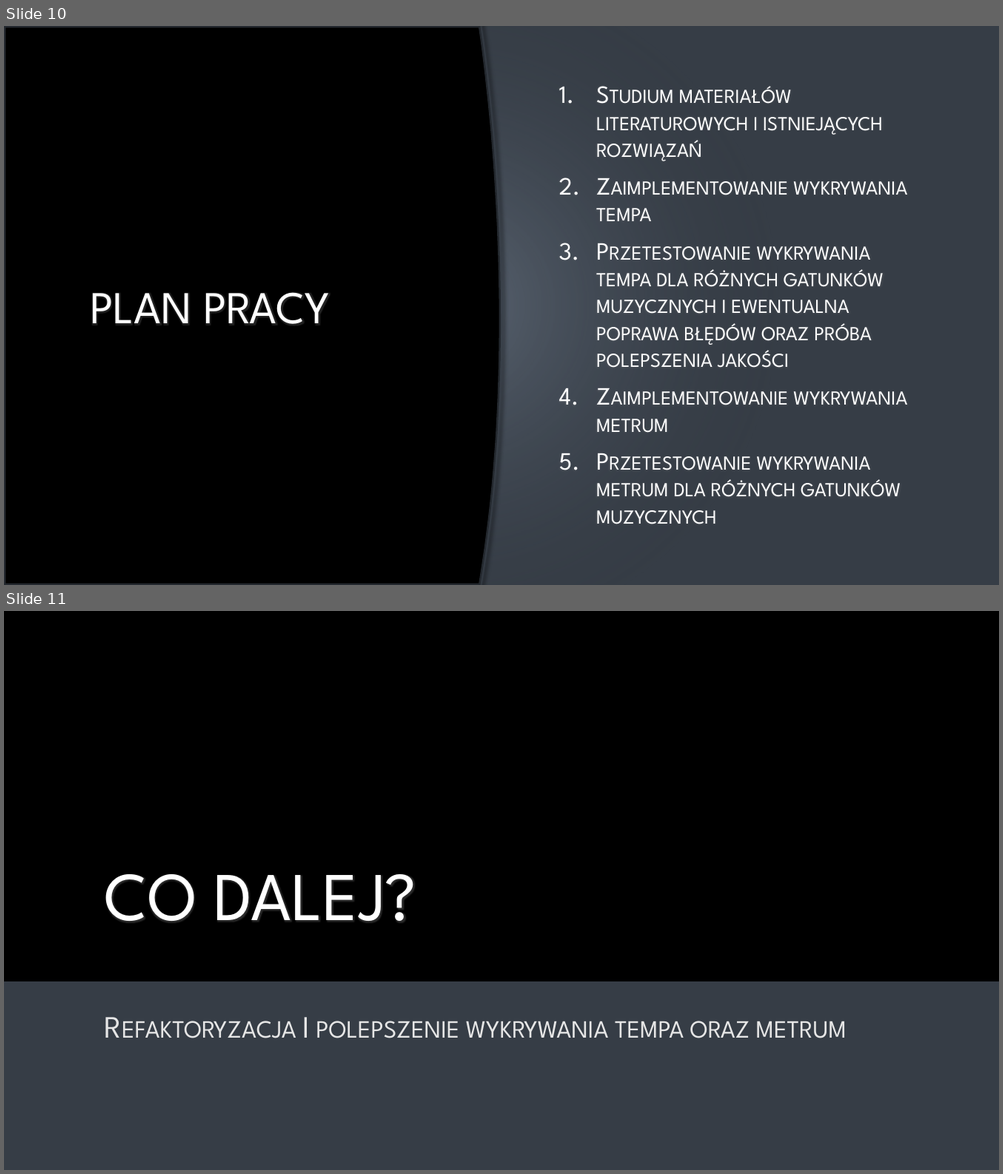
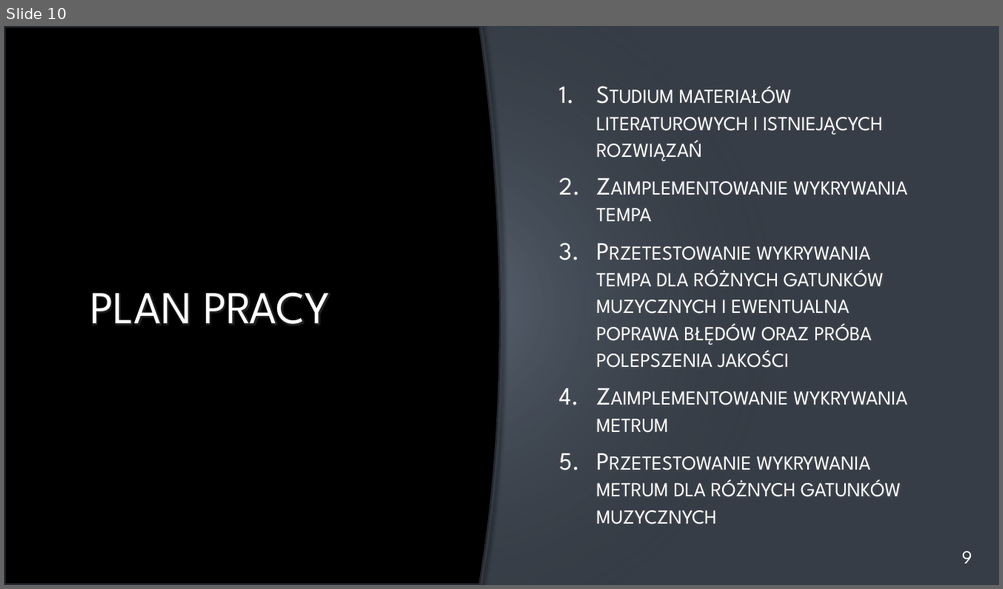
Before and after one commit to marqustd/BeatAndMetreDetector, a slide deck: doc/Prezentacja.pptx. Shown one above the other, each under a label of ours: slides 10 and 11 before the commit, slide 10 after it. The pictures are 1003x1174 and 1003x589 pixels, drawn with LibreOffice and Linux fonts; fonts in the diff are those of the drawing; background and template pictures are left out. Boxes give left, top, right and bottom in pixels: in the first picture for what was removed or moved away, otherwise in the second. Text is boxed around its words. In the diff, an @@ line names an element or a change of style, - is before the commit and + after.

```diff
--- a/doc/Prezentacja.pptx
+++ b/doc/Prezentacja.pptx
@@ slide 11 removed at <box>4,611,999,1170</box>, background picture (left out) @@
@@ title removed at <box>105,874,416,923</box> @@
-CO DALEJ?
@@ rectangle removed at <box>4,983,999,1170</box> @@
@@ line removed from (4, 983) to (999, 983) @@
@@ text removed at <box>302,1017,846,1039</box> @@
-Refaktoryzacja I polepszenie wykrywania tempa oraz metrum
@@ slide 10 changed as well @@
@@ text added at <box>962,551,972,564</box>, 18 pt, text #FFFFFF @@
+9
```
Also in this commit, not shown: 9 other slides changed, 4 slides added, 2 other slides removed, 4 other files.
